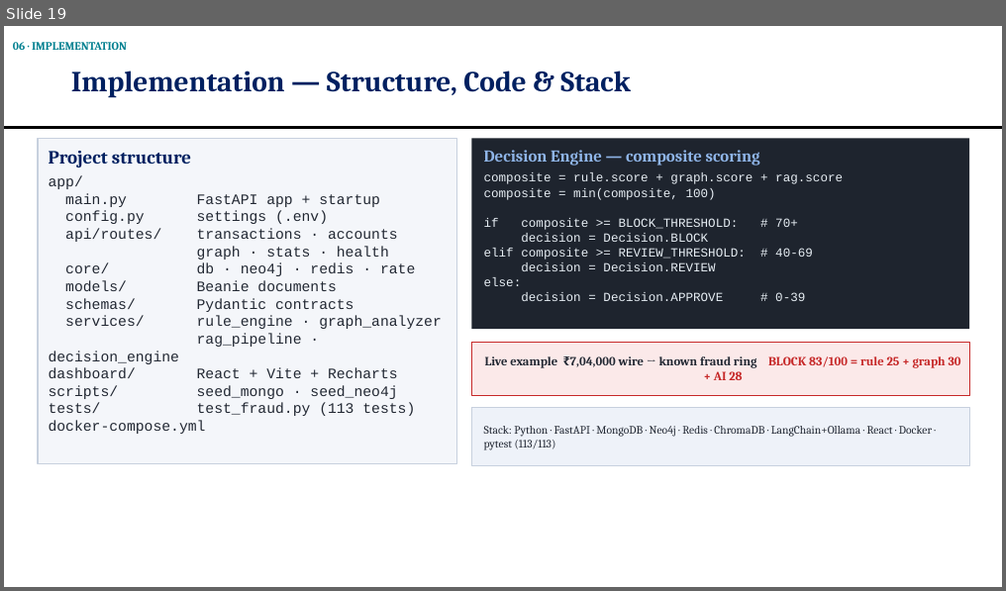
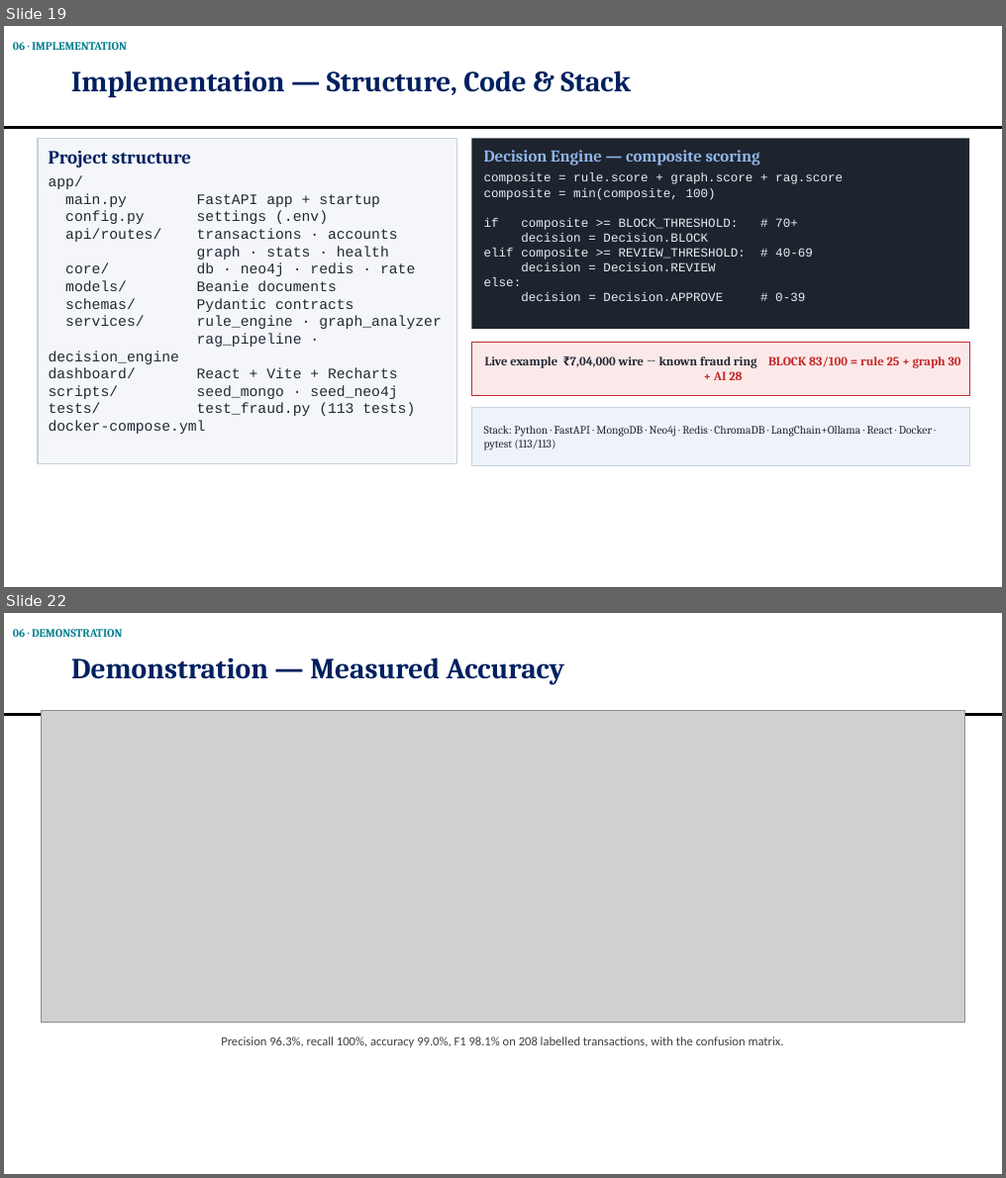
Before and after one commit to OMJOSHI15/indus11, a slide deck: docs/Indus11-Final-Review.pptx. Shown one above the other, each under a label of ours: slide 19 before the commit, slides 19 and 22 after it; the slides between them are not shown. The pictures are 1006x591 and 1006x1178 pixels, drawn with LibreOffice and Linux fonts; fonts in the diff are those of the drawing; grey boxes stand for pictures. Boxes give left, top, right and bottom in pixels: in the first picture for what was removed or moved away, otherwise in the second. Text is boxed around its words. In the diff, an @@ line names an element or a change of style, - is before the commit and + after.

```diff
--- a/docs/Indus11-Final-Review.pptx
+++ b/docs/Indus11-Final-Review.pptx
@@ slide 22 added at (4, 613, 1002, 1174), background #FFFFFF; not listed: 1 template element that a slide beside it also shows @@
@@ text added at (13, 629, 123, 637), 11 pt, text #028090, bold @@
+06 · DEMONSTRATION
@@ title added at (71, 658, 565, 684), 28 pt, text #002060, bold @@
+Demonstration — Measured Accuracy
@@ picture added at (42, 710, 964, 1023) @@
@@ text added at (221, 1037, 784, 1048), 12 pt, text #404040 @@
+Precision 96.3%, recall 100%, accuracy 99.0%, F1 98.1% on 208 labelled transactions, with the confusion matrix.
```
Also in this commit, not shown: 1 slide changed, 4 other slides added, 6 other files.
